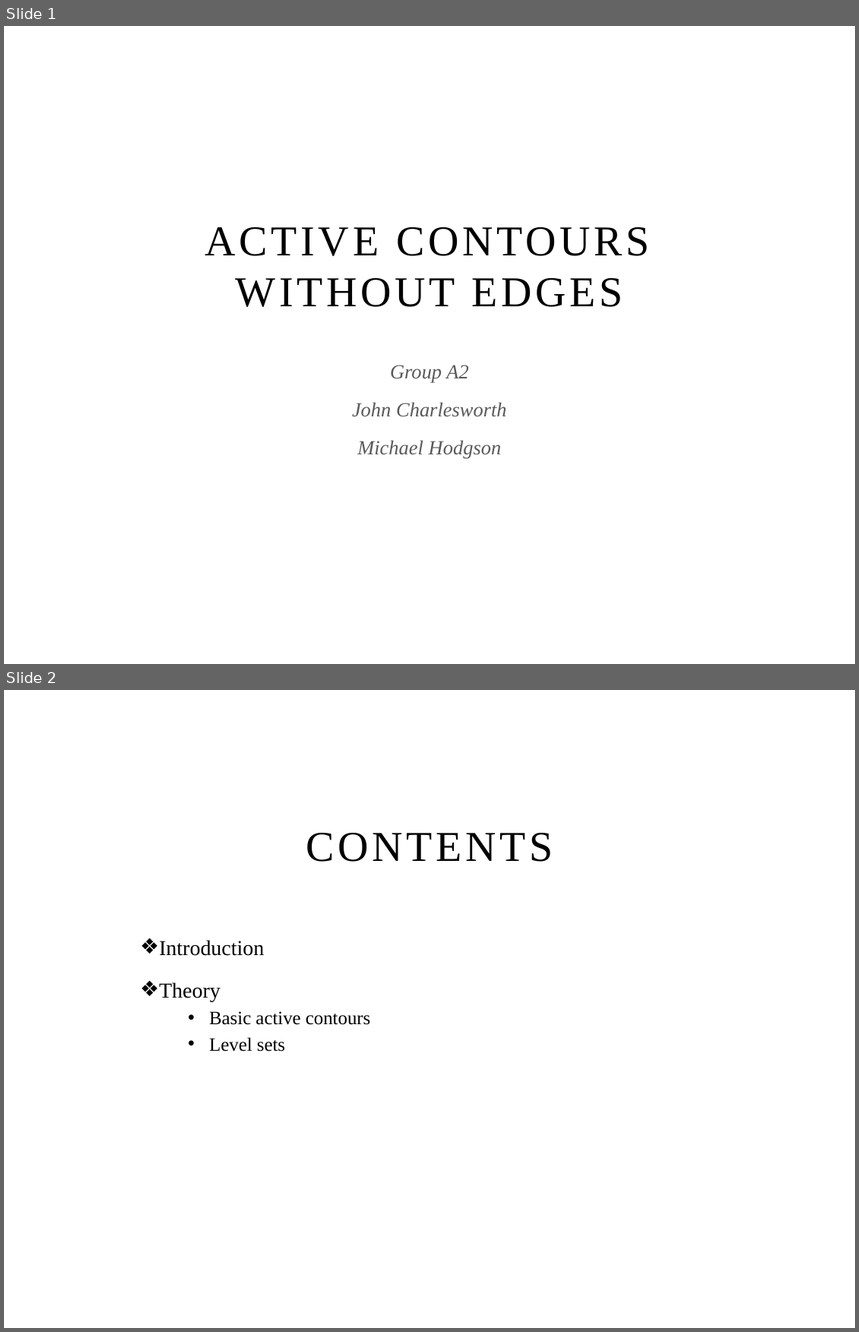
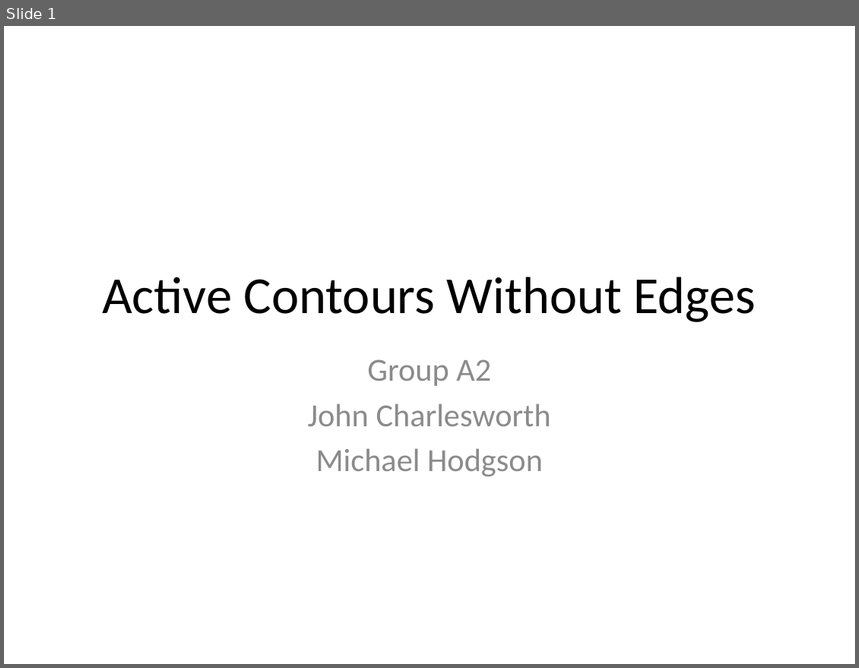
Before and after one commit to michaelwh/activecontnoedge, a slide deck: Active Contours Without Edges.pptx. Shown one above the other, each under a label of ours: slides 1 and 2 before the commit, slide 1 after it. The pictures are 859x1332 and 859x668 pixels, drawn with LibreOffice and Linux fonts; fonts in the diff are those of the drawing; background and template pictures are left out. Boxes give left, top, right and bottom in pixels: in the first picture for what was removed or moved away, otherwise in the second. Text is boxed around its words. In the diff, an @@ line names an element or a change of style, - is before the commit and + after.

```diff
--- a/Active Contours Without Edges.pptx
+++ b/Active Contours Without Edges.pptx
@@ slide 2 removed at <box>4,690,855,1328</box>, background picture (left out) @@
@@ title removed at <box>306,833,553,862</box> @@
-CONTENTS
@@ text removed at <box>159,940,370,1052</box> @@
-❖ Introduction
-❖ Theory
-  • Basic active contours
-  • Level sets
@@ slide 1 changed as well @@
@@ title "Active Contours Without Edges" at <box>102,277,756,322</box>: vertical alignment bottom to middle @@
@@ title at <box>102,277,756,322</box>: text changed; size 36 to 44 pt; font Times New Roman to Calibri @@
-ACTIVE CONTOURS WITHOUT EDGES
+Active Contours Without Edges
@@ subtitle "Group A2" at <box>308,360,551,477</box>: size 17 to 27.2 pt, font Times New Roman to Calibri, text colour #595959 to #8C8C8C, italic off; line spacing 1.4 to 1; more space between paragraphs @@
```
Also in this commit, not shown: 1 other slide changed, 5 slides added.
